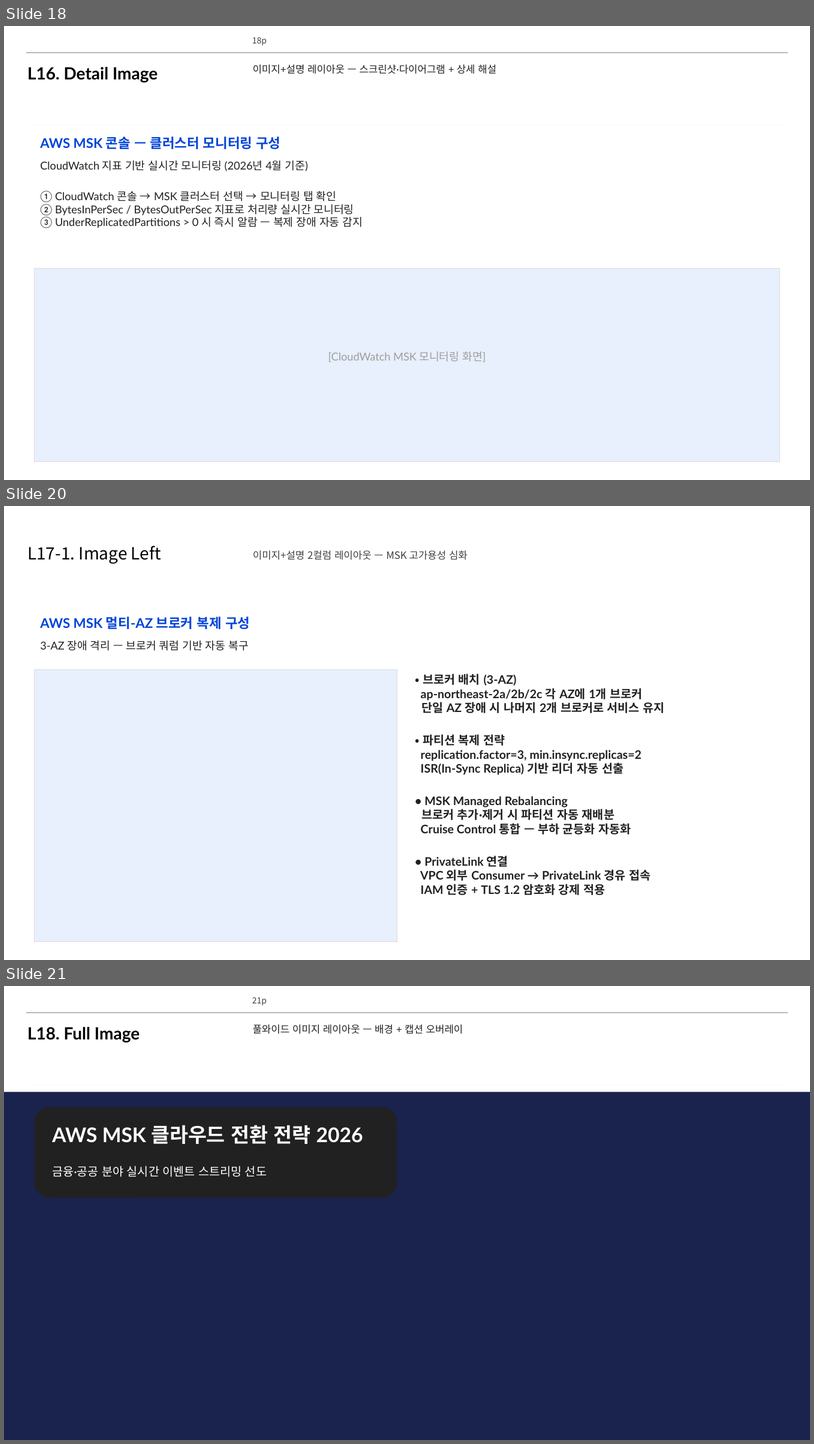
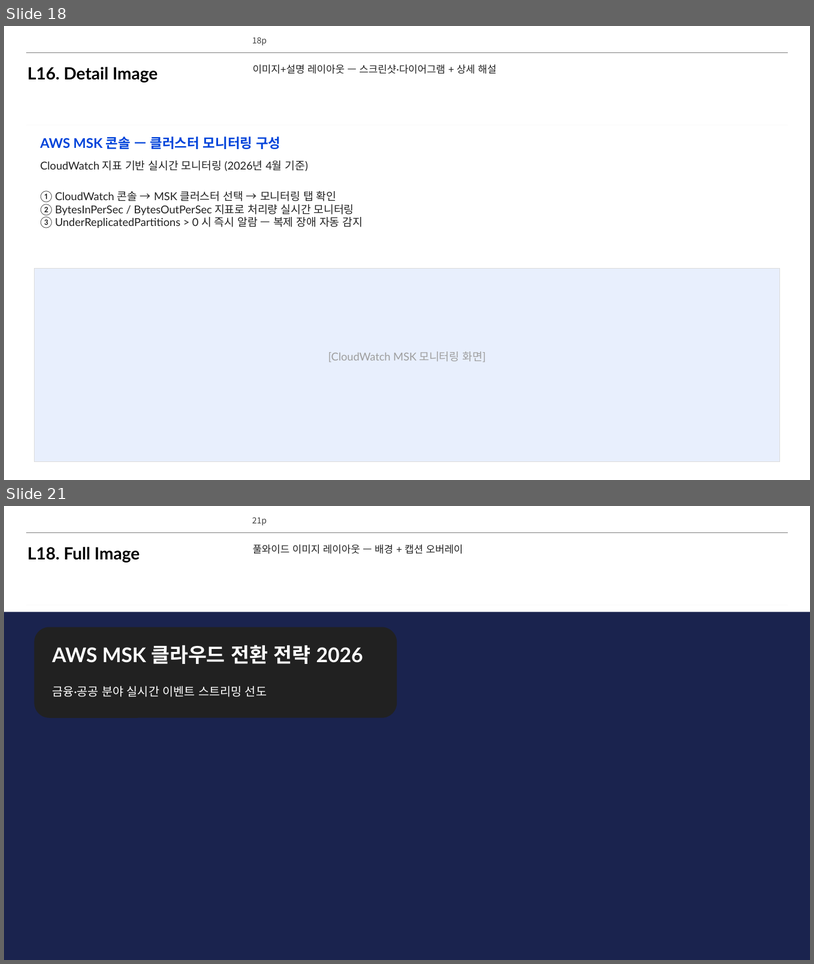
Before and after one commit to lhs6395-hslee/project-steer, a slide deck: results/pptx/AWS_MSK_Expert_Intro.pptx. Shown one above the other, each under a label of ours: slides 18, 20 and 21 before the commit, slides 18 and 21 after it; the slides between them are not shown. The pictures are 814x1444 and 814x964 pixels, drawn with LibreOffice and Linux fonts; fonts in the diff are those of the drawing; background and template pictures are left out. Boxes give left, top, right and bottom in pixels: in the first picture for what was removed or moved away, otherwise in the second. Text is boxed around its words. In the diff, an @@ line names an element or a change of style, - is before the commit and + after.

```diff
--- a/results/pptx/AWS_MSK_Expert_Intro.pptx
+++ b/results/pptx/AWS_MSK_Expert_Intro.pptx
@@ slide 20 removed at [4, 506, 810, 960], background #FFFFFF @@
@@ text removed at [27, 546, 161, 564] @@
-L17-1. Image Left
@@ text removed at [253, 550, 468, 560] @@
-이미지+설명 2컬럼 레이아웃 — MSK 고가용성 심화
@@ text removed at [40, 616, 250, 629] @@
-AWS MSK 멀티-AZ 브로커 복제 구성
@@ text removed at [40, 640, 248, 651] @@
-3-AZ 장애 격리 — 브로커 쿼럼 기반 자동 복구
@@ rectangle removed at [34, 669, 397, 942] @@
@@ text removed at [420, 673, 665, 895] @@
-• 브로커 배치 (3-AZ)
-ap-northeast-2a/2b/2c 각 AZ에 1개 브로커
-단일 AZ 장애 시 나머지 2개 브로커로 서비스 유지
-• 파티션 복제 전략
-replication.factor=3, min.insync.replicas=2
-ISR(In-Sync Replica) 기반 리더 자동 선출
-• MSK Managed Rebalancing
-브로커 추가·제거 시 파티션 자동 재배분
-Cruise Control 통합 — 부하 균등화 자동화
-• PrivateLink 연결
-VPC 외부 Consumer → PrivateLink 경유 접속
-IAM 인증 + TLS 1.2 암호화 강제 적용
```
Also in this commit, not shown: 1 slide added.
